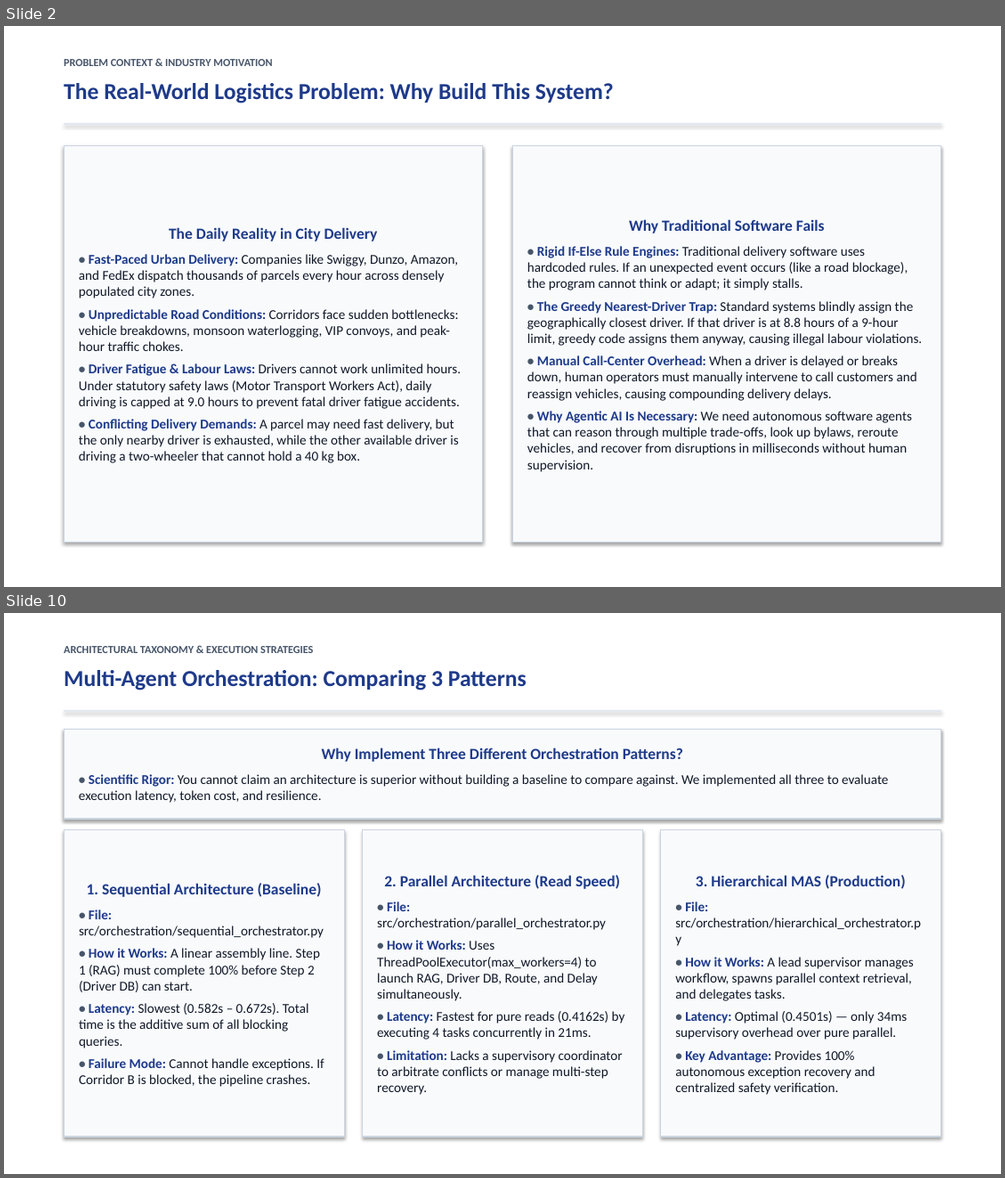
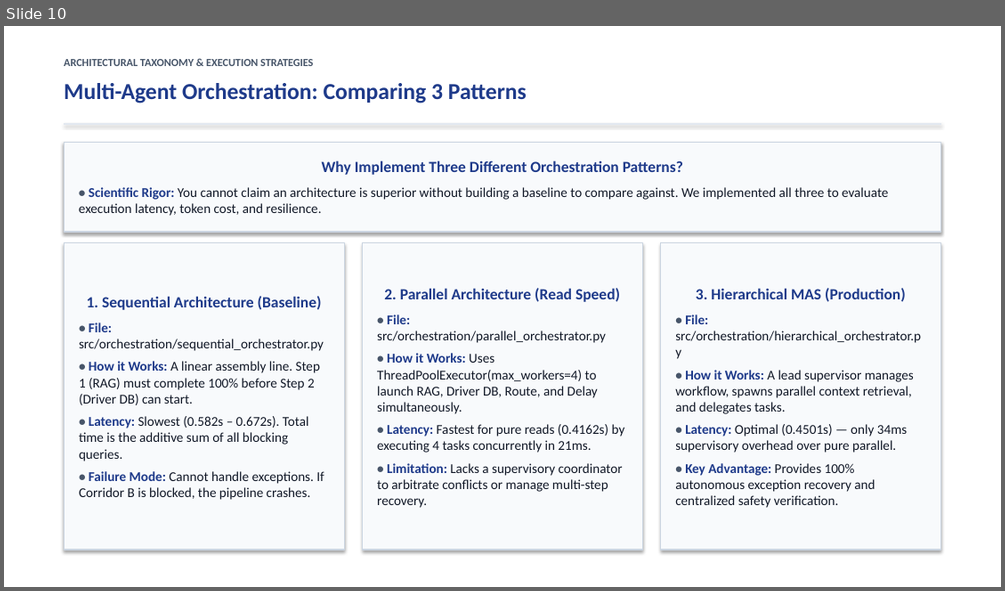
Before and after one commit to Akshat5091/DeliveryFleet-MAS, a slide deck: Eval 2 Documents/DeliveryFleet_MAS_Evaluation2_Master_Presentation.pptx. Shown one above the other, each under a label of ours: slides 2 and 10 before the commit, slide 10 after it; the slides between them are not shown. The pictures are 1005x1178 and 1005x591 pixels, drawn with LibreOffice and Linux fonts; fonts in the diff are those of the drawing. Boxes give left, top, right and bottom in pixels: in the first picture for what was removed or moved away, otherwise in the second. Text is boxed around its words. In the diff, an @@ line names an element or a change of style, - is before the commit and + after.

```diff
--- a/Eval 2 Documents/DeliveryFleet_MAS_Evaluation2_Master_Presentation.pptx
+++ b/Eval 2 Documents/DeliveryFleet_MAS_Evaluation2_Master_Presentation.pptx
@@ slide 2 removed at bbox=[4, 26, 1001, 587], background #FFFFFF @@
@@ text removed at bbox=[64, 59, 272, 66] @@
-PROBLEM CONTEXT & INDUSTRY MOTIVATION
@@ text removed at bbox=[64, 83, 614, 103] @@
-The Real-World Logistics Problem: Why Build This System?
@@ rectangle removed at bbox=[64, 123, 941, 124] @@
@@ rectangle removed at bbox=[64, 145, 483, 542] @@
-The Daily Reality in City Delivery
-• Fast-Paced Urban Delivery: Companies like Swiggy, Dunzo, Amazon, and FedEx dispatch thousands of parcels every hour across densely populated city zones.
-• Unpredictable Road Conditions: Corridors face sudden bottlenecks: vehicle breakdowns, monsoon waterlogging, VIP convoys, and peak-hour traffic chokes.
-• Driver Fatigue & Labour Laws: Drivers cannot work unlimited hours. Under statutory safety laws (Motor Transport Workers Act), daily driving is capped at 9.0 hours to prevent fatal driver fatigue accidents.
-• Conflicting Delivery Demands: A parcel may need fast delivery, but the only nearby driver is exhausted, while the other available driver is driving a two-wheeler that cannot hold a 40 kg box.
@@ rectangle removed at bbox=[512, 145, 941, 542] @@
-Why Traditional Software Fails
-• Rigid If-Else Rule Engines: Traditional delivery software uses hardcoded rules. If an unexpected event occurs (like a road blockage), the program cannot think or adapt; it simply stalls.
-• The Greedy Nearest-Driver Trap: Standard systems blindly assign the geographically closest driver. If that driver is at 8.8 hours of a 9-hour limit, greedy code assigns them anyway, causing illegal labour violations.
-• Manual Call-Center Overhead: When a driver is delayed or breaks down, human operators must manually intervene to call customers and reassign vehicles, causing compounding delivery delays.
-• Why Agentic AI Is Necessary: We need autonomous software agents that can reason through multiple trade-offs, look up bylaws, reroute vehicles, and recover from disruptions in milliseconds without human supervision.
```
Also in this commit, not shown: 5 slides changed, 9 slides added, 7 other slides removed, 5 other files.
